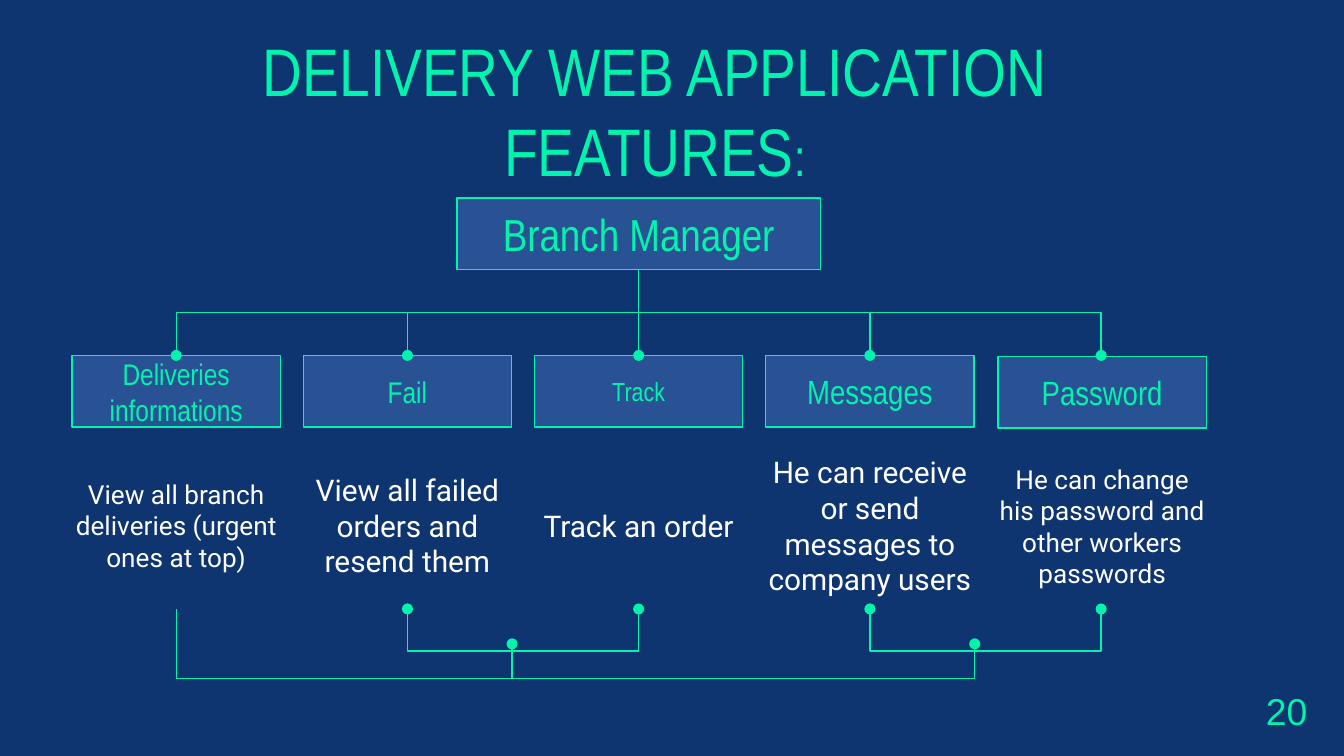
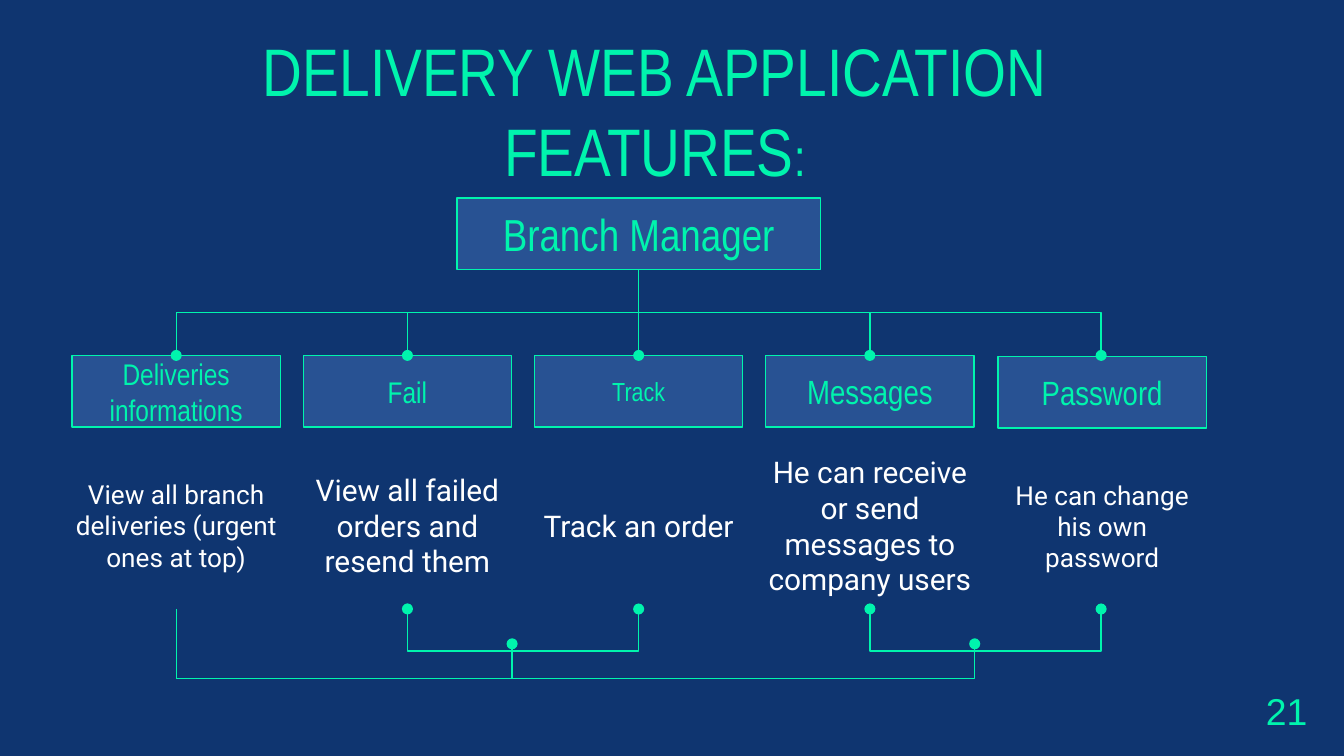
Before and after one commit to AntonioMakdissi/seniorProject, a slide deck: slide 27 of Report/CENG495_CCE_FINAL_PPT_ANTONIO_FAWZY.pptx (slide 26 before the commit). Drawn at 1344x756 pixels with LibreOffice and Linux fonts; fonts in the diff are those of the drawing. Boxes give left, top, right and bottom in pixels: in the first picture for what was removed or moved away, otherwise in the second. Text is boxed around its words. In the diff, an @@ line names an element or a change of style, - is before the commit and + after.

```diff
--- a/Report/CENG495_CCE_FINAL_PPT_ANTONIO_FAWZY.pptx
+++ b/Report/CENG495_CCE_FINAL_PPT_ANTONIO_FAWZY.pptx
@@ text at [1015, 485, 1188, 573]: text changed @@
-He can change his password and other workers passwords
+He can change his own password
@@ text at [1266, 699, 1308, 725]: text changed @@
-20
+21
```
Also in this commit, not shown: 14 other slides changed, 1 slide added, 2 other files.
